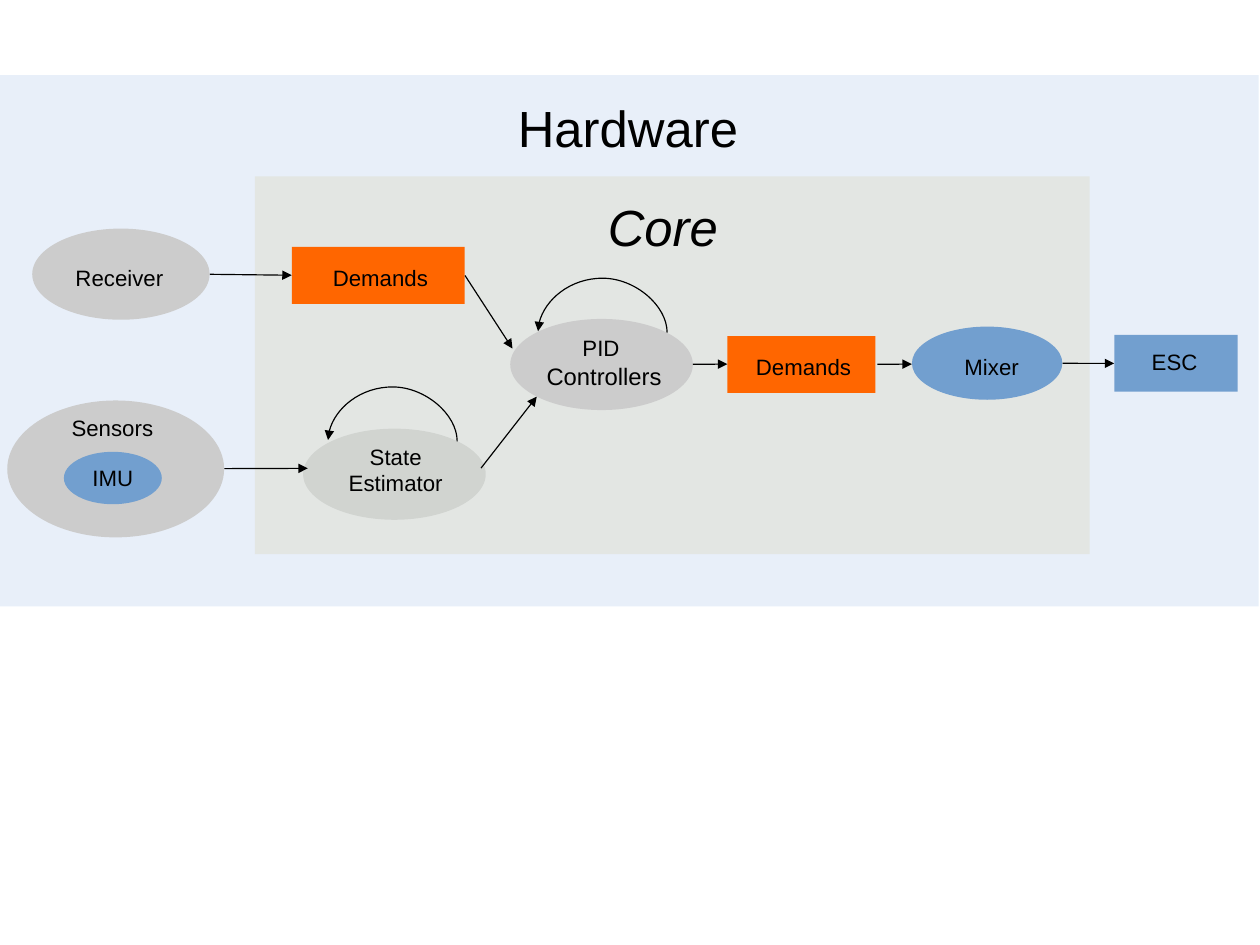
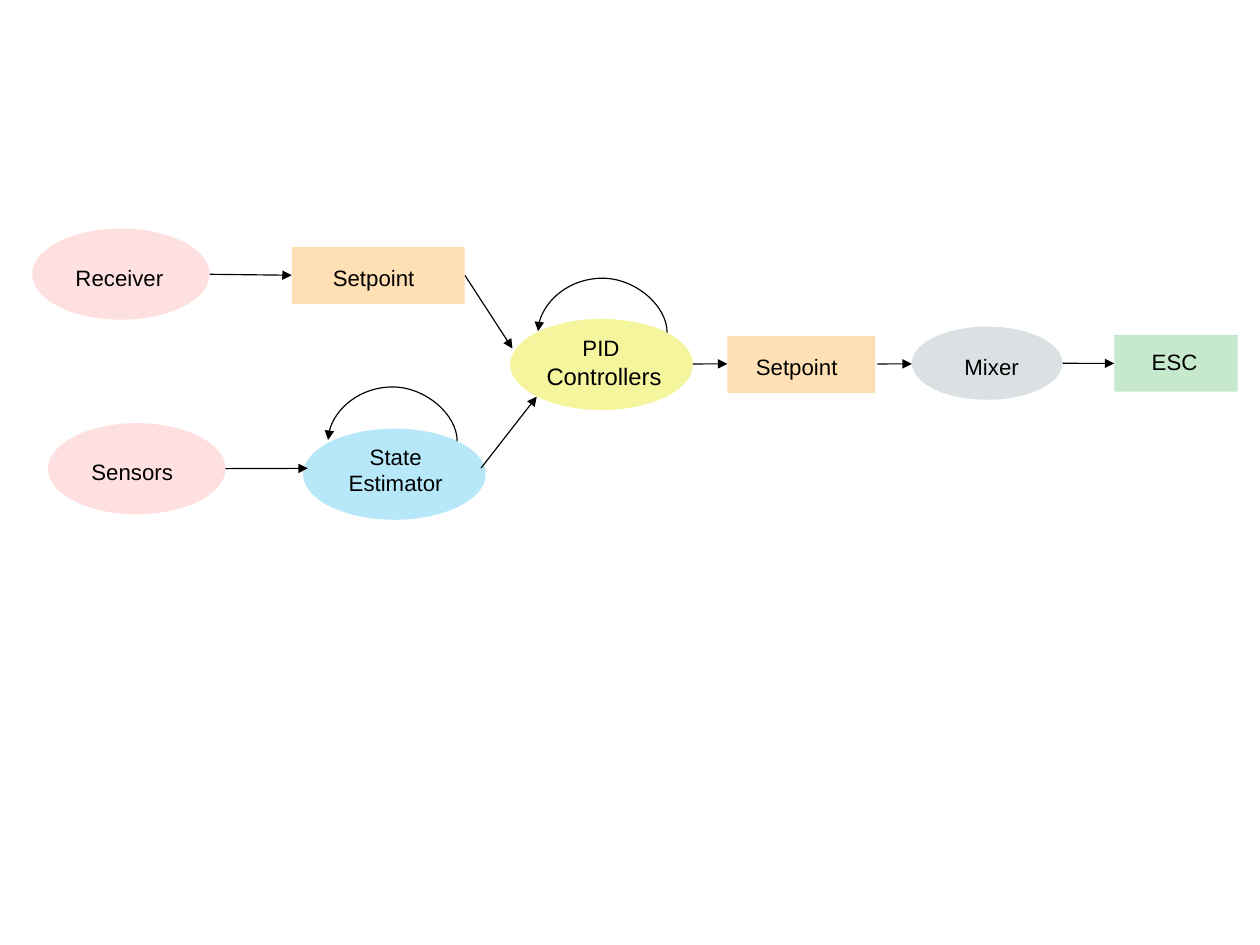
Before and after one commit to simondlevy/Hackflight, a slide deck: slide 1 of media/dataflow.odp. Drawn at 1260x945 pixels with LibreOffice and Linux fonts; fonts in the diff are those of the drawing. Boxes give left, top, right and bottom in pixels: in the first picture for what was removed or moved away, otherwise in the second. Text is boxed around its words. In the diff, an @@ line names an element or a change of style, - is before the commit and + after.

```diff
--- a/media/dataflow.odp
+++ b/media/dataflow.odp
@@ rectangle removed at <box>0,75,1259,607</box> @@
@@ text removed at <box>518,110,738,148</box> @@
-Hardware
@@ rectangle removed at <box>255,176,1090,555</box> @@
@@ ellipse at <box>32,229,209,320</box>: fill #CCCCCC to #FFE0E0 @@
@@ text removed at <box>608,210,718,247</box> @@
-Core
@@ rectangle at <box>292,247,464,304</box>: fill #FF6600 to #FFE0B5 @@
@@ text at <box>333,270,415,291</box>: text changed @@
-Demands
+Setpoint
@@ ellipse at <box>510,319,693,410</box>: fill #CCCCCC to #F5F59D @@
@@ ellipse at <box>912,327,1063,400</box>: fill #729FCF to #DBE0E2 @@
@@ rectangle at <box>727,336,876,393</box>: fill #FF6600 to #FFE0B5 @@
@@ text at <box>756,359,838,380</box>: text changed @@
-Demands
+Setpoint
@@ rectangle at <box>1115,335,1238,392</box>: fill #729FCF to #C6E8CC @@
@@ freeform shape at <box>693,364,727,364</box>: outline redrawn @@
@@ freeform shape at <box>878,364,912,364</box>: outline redrawn @@
@@ ellipse at <box>48,423,225,515</box>: fill #CCCCCC to #FFE0E0 @@
@@ ellipse: place and size @@
-ellipse at <box>7,400,224,537</box>
+ellipse at <box>48,423,225,515</box>
@@ ellipse at <box>303,429,486,520</box>: fill #CCCCCC to #B7E8F9 @@
@@ text "Sensors": place and size @@
-text "Sensors" at <box>72,420,154,437</box>
+text "Sensors" at <box>91,464,173,481</box>
@@ ellipse removed at <box>64,452,162,504</box> @@
@@ text removed at <box>92,470,133,486</box> @@
-IMU
```
Also in this commit, not shown: 2 other files.
